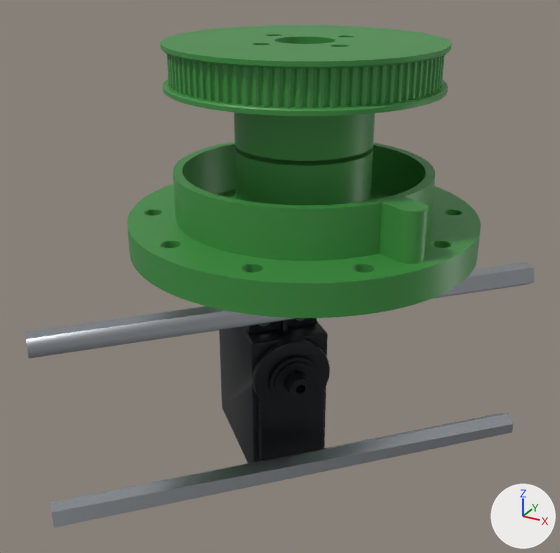
The glTF model sim/agribot_description/meshes/scara/visual/wrist_link.glb, before and after one commit.
Camera for both pictures: a camera (50 mm lens) standing at (0.0756, -0.1482, 0.0461) and looking at (-0.0059, 0.0, -0.028). Lighting does not change. The marker at lower right points along +X, +Y and +Z. The picture after the commit comes second.

Before the edit, the objects in view are built like this:
```python
me_wrist_link_metal = bpy.data.meshes.new('wrist_link_metal')
me_wrist_link_metal.from_pydata(...)  # 23 vertices, 38 faces; spans x -0.0449..0.0449, y -0.0477..0.0478, z -0.0836..-0.0319
me_wrist_link_metal.materials.append(mat_agri_steel)  # light grey #b9bec4
me_wrist_link_motor = bpy.data.meshes.new('wrist_link_motor')
me_wrist_link_motor.from_pydata(...)  # 866 vertices, 1724 faces; spans x -0.0386..0.0025, y -0.0032..0.037, z -0.095..-0.0392
me_wrist_link_motor.materials.append(mat_agri_motor_black)  # black #1d1f23
me_wrist_link_printed = bpy.data.meshes.new('wrist_link_printed')
me_wrist_link_printed.from_pydata(...)  # 7173 vertices, 14418 faces; spans x -0.039..0.039, y -0.039..0.039, z -0.018..0.0264
me_wrist_link_printed.materials.append(mat_agri_pla_green)  # green #3e8e41
ob_wrist_link_metal = bpy.data.objects.new('wrist_link_metal', me_wrist_link_metal)
ob_wrist_link_metal.location = (0.0, 0.0, 0.0)
ob_wrist_link_motor = bpy.data.objects.new('wrist_link_motor', me_wrist_link_motor)
ob_wrist_link_motor.location = (0.0, 0.0, 0.0)
ob_wrist_link_printed = bpy.data.objects.new('wrist_link_printed', me_wrist_link_printed)
ob_wrist_link_printed.location = (0.0, 0.0, 0.0)
```
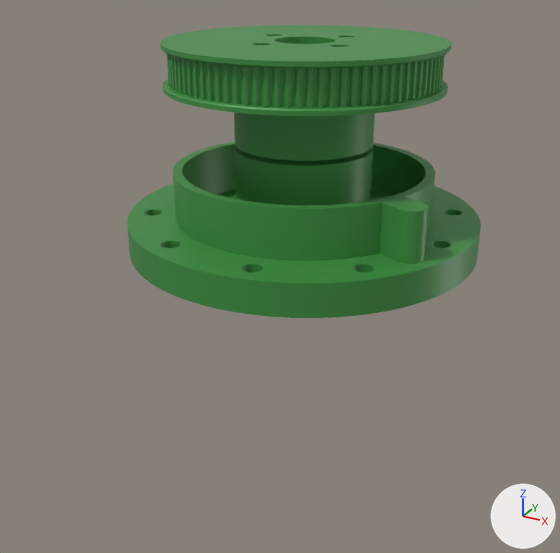
The edits, one by one:
Object 'wrist_link_metal' (ob_wrist_link_metal) is deleted.
Object 'wrist_link_motor' (ob_wrist_link_motor) is deleted.

What differs and where, as boxes (x1, y1, x2, y2) in the pictures (560 x 553 px):
'wrist_link_metal', deleted
    before: (26, 262, 534, 528)
'wrist_link_motor', deleted (black)
    before: (219, 318, 330, 463)
